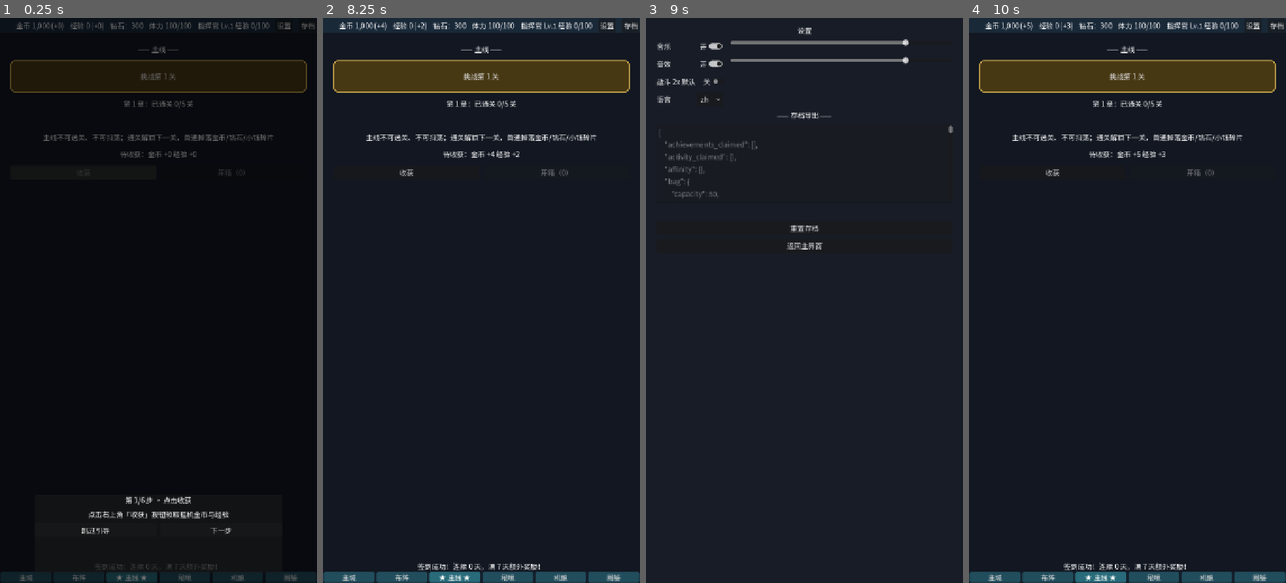
Above: before the commit, frames 1-4 (left to right).
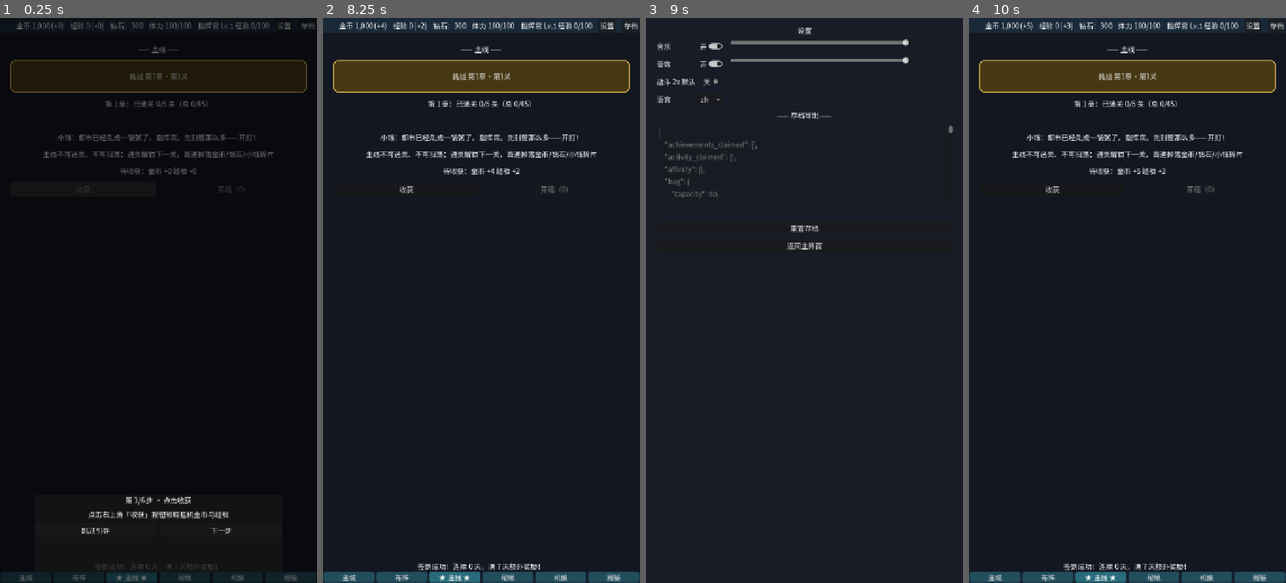
Above: after the commit, the same moments.

Repository: yingqianwang187-wq/jijiayuanzheng
Game: Godot game, scene res://scenes/Main.tscn
Same seed, same stepped clock (60 frames per second), same inputs: the game is played once before the commit and once after it.
Inputs:
- Up to frame 1 (0.25 s): no input
- Up to frame 2 (8.25 s): click "设置" at 0.5 s; click "存档" at 1.25 s; click "挑战第 1 关" (after the commit: "挑战 第1章·第1关") at 2 s; click "收获" at 2.75 s; click "主城" at 3.5 s; click "布阵" at 4.25 s; click "★ 主线 ★" at 5 s; click "秘境" at 5.75 s; click "机娘" at 6.5 s; click "图鉴" at 7.25 s; click "跳过引导" at 8 s
- Up to frame 3 (9 s): click "设置" at 8.75 s
- Up to frame 4 (10 s): click "返回主界面" at 9.5 s

The runs differ from the first frame. In frame 1, 1.3% of the frame differs, in the area x 13-87%, y 9-31%; in frame 2, 1.9%; in frame 3, nothing differs; in frame 4, 1.9%.

Commit message:
v0.23 B/C 验收通过（45 关/5v5/章节/BOSS 奖励/迁移/多章 UI）；复核结论 + 项目状态

Diff:
--- a/scenes/Main.tscn
+++ b/scenes/Main.tscn
@@ -257,6 +257,12 @@
 text = ""
 horizontal_alignment = 1
 
+[node name="story_lines_label" type="Label" parent="shell_box/page_container/story_page/story_box"]
+layout_mode = 2
+text = ""
+horizontal_alignment = 1
+autowrap_mode = 2
+
 [node name="story_hint_label" type="Label" parent="shell_box/page_container/story_page/story_box"]
 layout_mode = 2
 text = "主线不可选关、不可扫荡；通关解锁下一关，首通掉落金币/钻石/小钰碎片"
--- a/scripts/main_ui.gd
+++ b/scripts/main_ui.gd
@@ -76,6 +76,7 @@
 @onready var _challenge_button: Button = $shell_box/page_container/story_page/story_box/challenge_button
 @onready var _story_progress_label: Label = $shell_box/page_container/story_page/story_box/story_progress_label
 @onready var _story_last_clear_label: Label = $shell_box/page_container/story_page/story_box/story_last_clear_label
+@onready var _story_lines_label: Label = $shell_box/page_container/story_page/story_box/story_lines_label
 # 全局消息（壳层，所有页面可见）
 @onready var _message_label: Label = $shell_box/message_label
 # 机娘页
@@ -295,14 +296,21 @@
 		var reward: int = int(Data.LEVELS.get(level, {}).get("first_clear_reward", 0))
 		var diamond: int = int(Data.LEVELS.get(level, {}).get("first_clear_reward_diamond", 0))
 		_message_label.text = "首通奖励：金币 +%d 钻石 +%d 小钰碎片 ×%d" % [reward, diamond, _first_clear_frag(level)]
+		# v0.23 章节台词：章末（BOSS）通关显示 clear 台词
+		var clear_line: String = str(Data.STORY_LINES.get(level, {}).get("clear", ""))
+		if clear_line != "":
+			_story_lines_label.text = clear_line
 	else:
 		_message_label.text = "第 %d 关已通关" % level
 	_refresh_story_progress()
+	# 注意：不在此调 _refresh_story_lines——clear 台词通关瞬间显示，
+	# 下一关 opening 由 _on_level_progress_changed / 首屏快照时刷新，避免互相覆盖
 
 
 func _on_level_progress_changed(_level: int) -> void:
 	_refresh_challenge()
 	_refresh_story_progress()
+	_refresh_story_lines()
 
 
 func _on_battle_star(star: int) -> void:
@@ -476,7 +484,7 @@
 
 
 ## ------------------------------------------------------------------
-## 主线页（挑战 N 关 + 章节进度）
+## 主线页（v0.23：挑战按章节显示"第 N 章 · 第 M 关" + 章节进度 + 章节台词）
 ## ------------------------------------------------------------------
 func _refresh_challenge() -> void:
 	var next: int = Game.get_next_level()
@@ -484,24 +492,93 @@
 		_challenge_button.text = "主线已全部通关"
 		_challenge_button.disabled = true
 	else:
-		_challenge_button.text = "挑战第 %d 关" % next
+		var info: Dictionary = _chapter_of_level(next)
+		if info.is_empty():
+			_challenge_button.text = "挑战第 %d 关" % next
+		else:
+			_challenge_button.text = "挑战 第%d章·第%d关" % [int(info.chapter), int(info.index)]
 		_challenge_button.disabled = false
 
 
 func _refresh_story_progress() -> void:
-	var cleared: int = Game.cleared_levels.size()
-	var chapter: Dictionary = Data.CHAPTERS.get(1, {})
-	_story_progress_label.text = "第 1 章：已通关 %d/%d 关" % [cleared, int(chapter.get("levels", Data.MAX_LEVEL))]
+	# v0.23：按当前最高未通关关所在章显示章节进度（章内已通关数 + 跨章总进度）
+	var next: int = Game.get_next_level()
+	var total_cleared: int = Game.cleared_levels.size()
+	if next > Data.MAX_LEVEL:
+		_story_progress_label.text = "全部章节通关（共 %d 关）" % Data.MAX_LEVEL
+	else:
+		var info: Dictionary = _chapter_of_level(next)
+		var chapter_cfg: Dictionary = info.get("cfg", {})
+		var chapter: int = int(info.get("chapter", 1))
+		var start: int = _chapter_start_level(chapter)
+		var chapter_levels: int = int(chapter_cfg.get("levels", 5))
+		var chapter_cleared := 0
+		for l in Game.cleared_levels:
+			var lv := int(l)
+			if lv >= start and lv < start + chapter_levels:
+				chapter_cleared += 1
+		_story_progress_label.text = "第 %d 章：已通关 %d/%d 关（总 %d/%d）" % [chapter, chapter_cleared, chapter_levels, total_cleared, Data.MAX_LEVEL]
 	if not Game.last_clear.is_empty():
 		var lc: Dictionary = Game.last_clear
 		var level: int = int(lc.get("level", 0))
 		var star: int = int(Game.level_stars.get(level, 0))
+		var level_text: String = _level_display_text(level)
 		if bool(lc.get("first_clear", false)):
 			var reward: int = int(Data.LEVELS.get(level, {}).get("first_clear_reward", 0))
 			var diamond: int = int(Data.LEVELS.get(level, {}).get("first_clear_reward_diamond", 0))
-			_story_last_clear_label.text = "上次通关：第 %d 关（首通）★%d 奖励：金币+%d 钻石+%d 小钰碎片×%d" % [level, star, reward, diamond, _first_clear_frag(level)]
+			_story_last_clear_label.text = "上次通关：%s（首通）★%d 奖励：金币+%d 钻石+%d 小钰碎片×%d" % [level_text, star, reward, diamond, _first_clear_frag(level)]
 		else:
-			_story_last_clear_label.text = "上次通关：第 %d 关（重复通关）★%d" % [level, star]
+			_story_last_clear_label.text = "上次通关：%s（重复通关）★%d" % [level_text, star]
+
+
+## 章节台词（v0.23）：当前最高未通关关的 opening（章首首次进入显示，未通关时）
+func _refresh_story_lines() -> void:
+	var next: int = Game.get_next_level()
+	if next >= 1 and next <= Data.MAX_LEVEL and not Game.cleared_levels.has(next):
+		var opening: String = str(Data.STORY_LINES.get(next, {}).get("opening", ""))
+		if opening != "":
+			_story_lines_label.text = opening
+			return
+	_story_lines_label.text = ""
+
+
+## ------------------------------------------------------------------
+## 章节工具（Data.CHAPTERS：第 1 章 5 关、第 2~5 章各 10 关，共 45 关；跨章连续推进）
+## ------------------------------------------------------------------
+## level 所在章信息 {chapter, index, cfg}（章内第几关）
+func _chapter_of_level(level: int) -> Dictionary:
+	for chapter in Data.CHAPTERS:
+		var cfg: Dictionary = Data.CHAPTERS[chapter]
+		var start: int = _chapter_start_level(int(chapter))
+		var end: int = start + int(cfg.get("levels", 0)) - 1
+		if level >= start and level <= end:
+			return { "chapter": int(chapter), "index": level - start + 1, "cfg": cfg }
+	return {}
+
+
+## 章起始关卡号（第 1 章 = 1，逐章累加）
+func _chapter_start_level(chapter: int) -> int:
+	var start := 1
+	for ch in Data.CHAPTERS:
+		if int(ch) < chapter:
+			start += int(Data.CHAPTERS[ch].get("levels", 0))
+	return start
+
+
+## 该关是否为章节 BOSS 关（任意章 boss_level 命中）
+func _is_boss_level(level: int) -> bool:
+	for chapter in Data.CHAPTERS:
+		if int(Data.CHAPTERS[chapter].get("boss_level", 0)) == level:
+			return true
+	return false
+
+
+## 关卡显示文案："第 N 章 · 第 M 关"
+func _level_display_text(level: int) -> String:
+	var info: Dictionary = _chapter_of_level(level)
+	if info.is_empty():
+		return "第 %d 关" % level
+	return "第%d章·第%d关" % [int(info.chapter), int(info.index)]
 
 
 ## ------------------------------------------------------------------
@@ -665,12 +742,13 @@
 	_refresh_mech_count()
 	_refresh_challenge()
 	_refresh_story_progress()
+	_refresh_story_lines()
 	_refresh_guide()
 
 
-## 首通小钰碎片数（普通关 1 片 / 章节 BOSS 关 3 片；Data 常量，只读）
+## 首通小钰碎片数（普通关 1 片 / 章节 BOSS 关 3 片；Data 常量，只读；v0.23 多章 boss 判断）
 func _first_clear_frag(level: int) -> int:
-	if int(Data.CHAPTERS.get(1, {}).get("boss_level", 0)) == level:
+	if _is_boss_level(level):
 		return Data.XIAOYU_FRAGMENT_BOSS
 	return Data.XIAOYU_FRAGMENT_FIRST_CLEAR
 
Not shown, changed: docs/变更单.md
Not shown, changed: docs/项目状态.md
